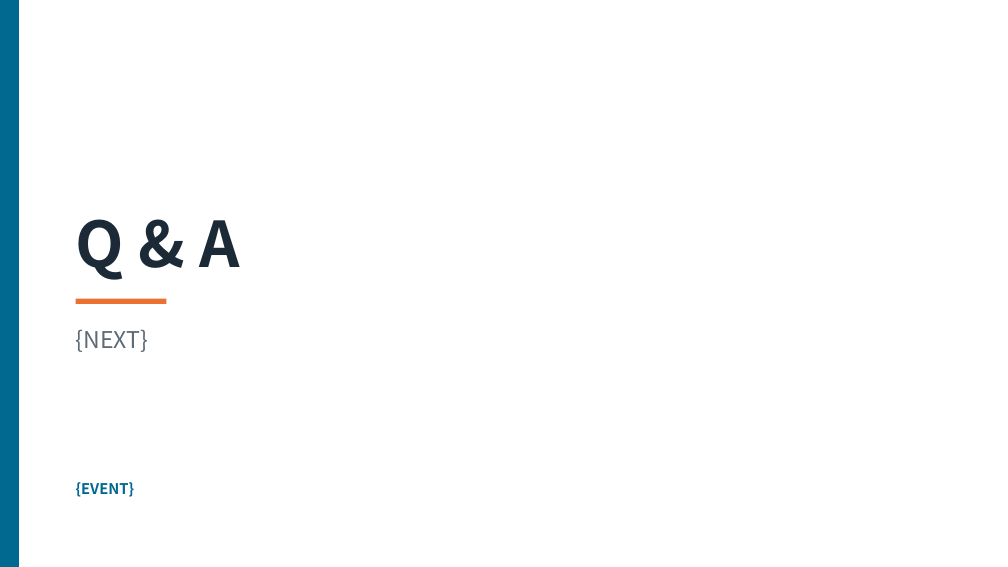
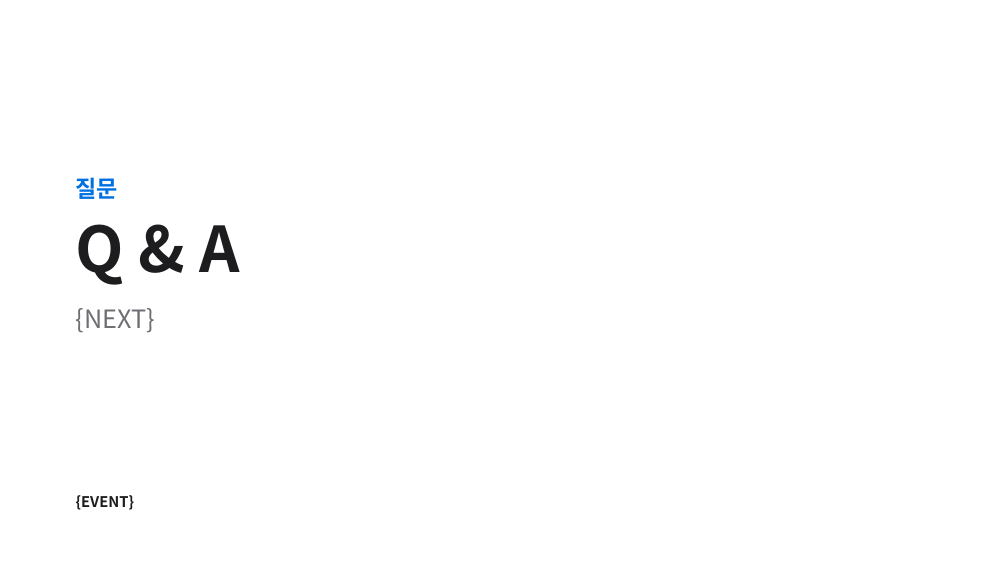
Before and after one commit to myunhh/AI-Zero-2-Transformers, a slide deck: slide 3 of build/clean-template.pptx. Drawn at 1008x567 pixels with LibreOffice and Linux fonts; fonts in the diff are those of the drawing. Boxes give left, top, right and bottom in pixels: in the first picture for what was removed or moved away, otherwise in the second. Text is boxed around its words. In the diff, an @@ line names an element or a change of style, - is before the commit and + after.

```diff
--- a/build/clean-template.pptx
+++ b/build/clean-template.pptx
@@ rectangle removed at <box>0,0,19,567</box> @@
@@ text "질문": place and size @@
-text "질문" at <box>76,219,239,280</box>
+text "질문" at <box>76,177,239,333</box>
@@ text "질문" at <box>76,177,239,333</box>: vertical alignment bottom to middle @@
@@ text at <box>76,177,118,199</box>: paragraph added @@
+질문
@@ text at <box>76,224,239,285</box>: text colour #1B2A36 to #1D1D1F in "Q & A"; line spacing 1 to 1.05; more space between paragraphs @@
@@ rectangle removed at <box>76,299,166,304</box> @@
@@ text at <box>76,308,155,333</box>: paragraph added @@
+{NEXT}
@@ text removed at <box>76,329,148,352</box> @@
-{NEXT}
@@ text "{EVENT}": place and size @@
-text "{EVENT}" at <box>76,482,135,497</box>
+text "{EVENT}" at <box>76,495,135,510</box>
@@ text "{EVENT}" at <box>76,495,135,510</box>: text colour #01688F to #1D1D1F; line spacing 1 to 1.05; vertical alignment top to bottom @@
```
Also in this commit, not shown: 2 other slides changed, 22 other files.
